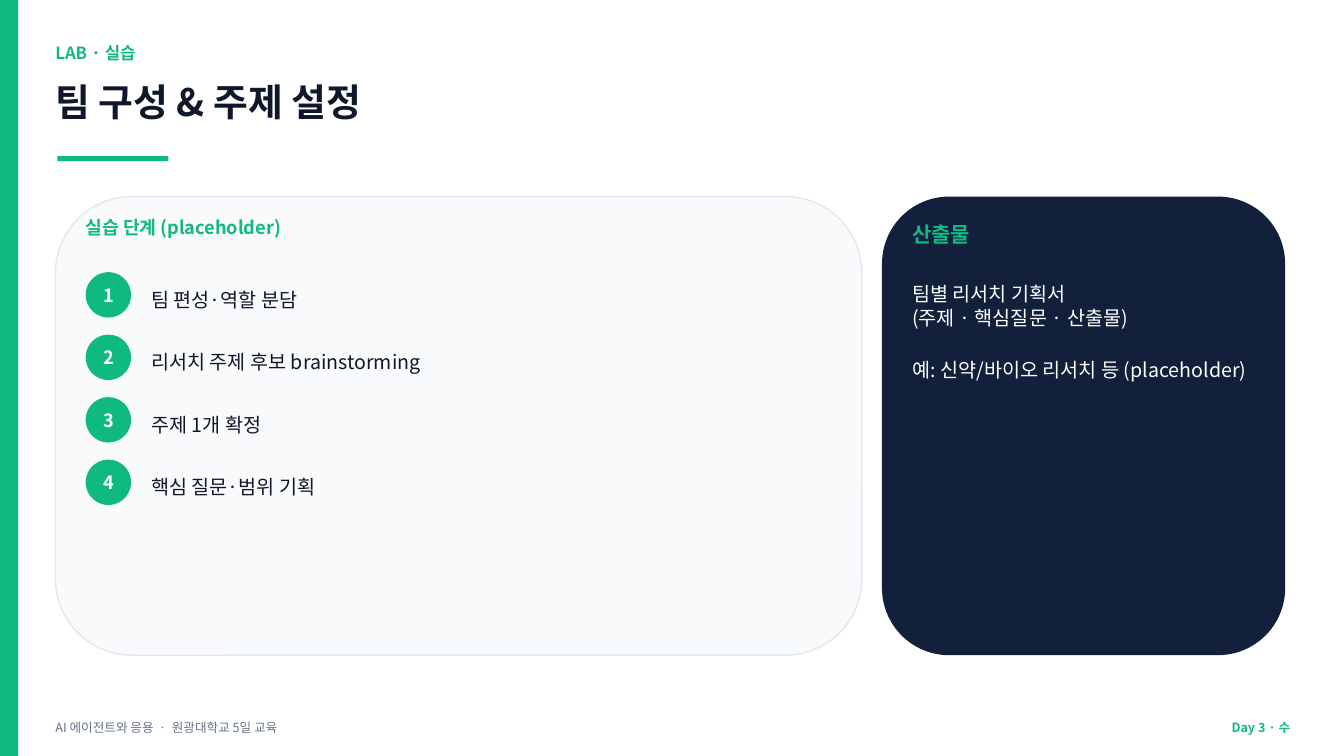
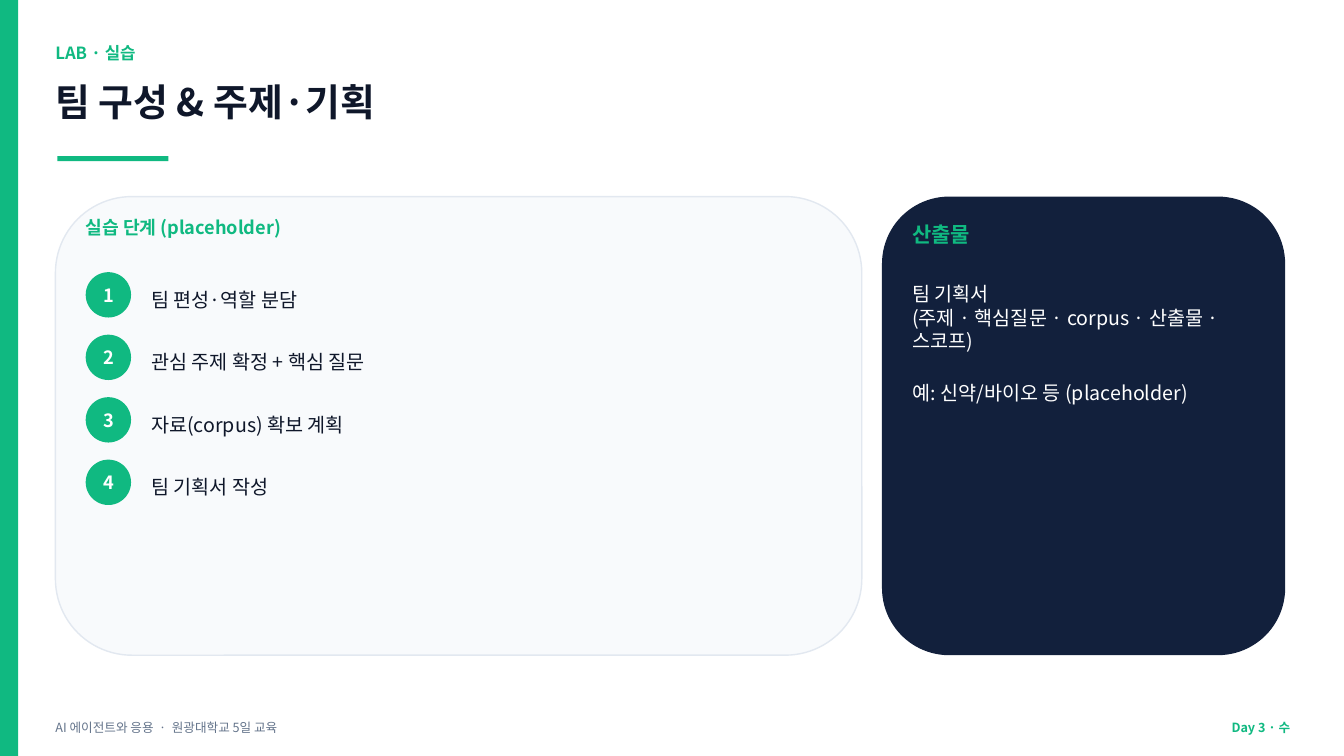
Before and after one commit to jyshin-22/wku-ai-agent-program, a slide deck: slide 24 of slides/day3.pptx (slide 27 before the commit). Drawn at 1344x756 pixels with LibreOffice and Linux fonts; fonts in the diff are those of the drawing. Boxes give left, top, right and bottom in pixels: in the first picture for what was removed or moved away, otherwise in the second. Text is boxed around its words. In the diff, an @@ line names an element or a change of style, - is before the commit and + after.

```diff
--- a/slides/day3.pptx
+++ b/slides/day3.pptx
@@ text at (55, 84, 375, 120): text changed @@
-팀 구성 & 주제 설정
+팀 구성 & 주제·기획
@@ text at (912, 284, 1203, 405): text changed @@
-팀별 리서치 기획서
-(주제 · 핵심질문 · 산출물)
-예: 신약/바이오 리서치 등 (placeholder)
+팀 기획서
+(주제 · 핵심질문 · corpus · 산출물 · 스코프)
+예: 신약/바이오 등 (placeholder)
@@ text at (151, 352, 365, 371): text changed @@
-리서치 주제 후보 brainstorming
+관심 주제 확정 + 핵심 질문
@@ text at (151, 415, 344, 437): text changed @@
-주제 1개 확정
+자료(corpus) 확보 계획
@@ text at (151, 477, 268, 496): text changed @@
-핵심 질문·범위 기획
+팀 기획서 작성
```
Also in this commit, not shown: 10 other slides changed, 1 slide added, 4 slides removed, 12 other files.
